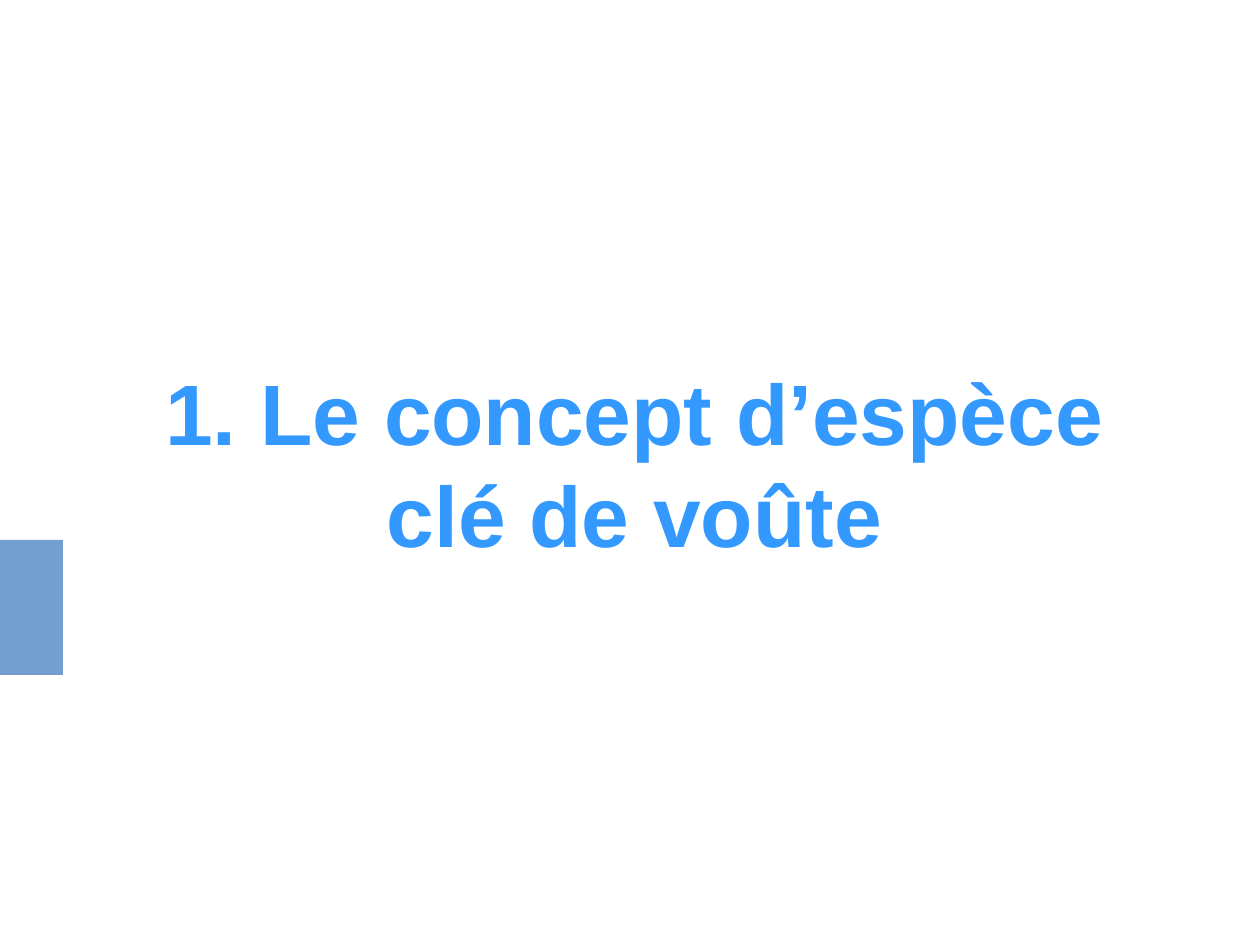
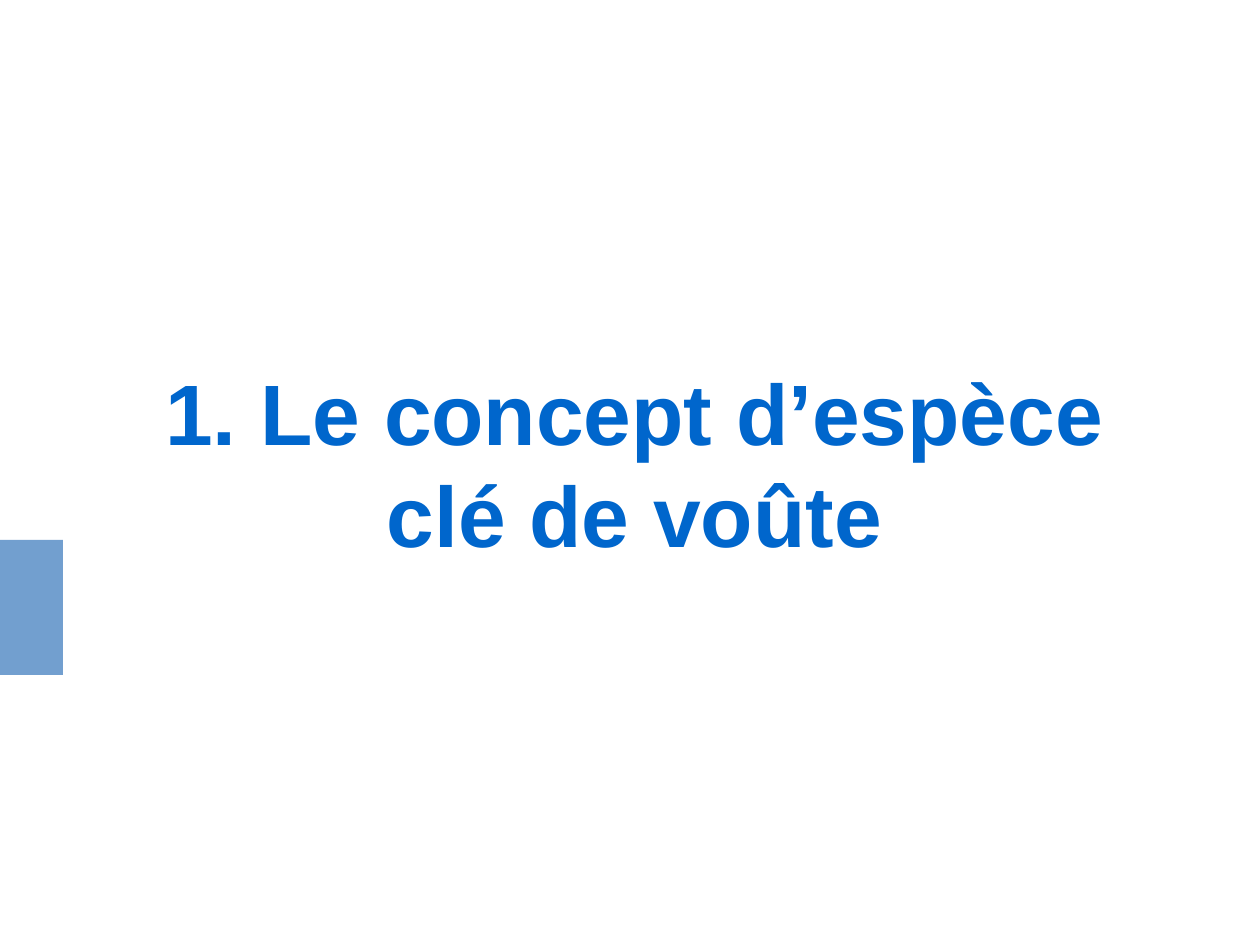
Before and after one commit to evadelmas/keystone_concept, a slide deck: slide 3 of presentation_LEIPS.odp. Drawn at 1260x945 pixels with LibreOffice and Linux fonts; fonts in the diff are those of the drawing. Boxes give left, top, right and bottom in pixels: in the first picture for what was removed or moved away, otherwise in the second. Text is boxed around its words. In the diff, an @@ line names an element or a change of style, - is before the commit and + after.

```diff
--- a/presentation_LEIPS.odp
+++ b/presentation_LEIPS.odp
@@ subtitle "1. Le concept d’espèce clé ..." at bbox=[165, 382, 1103, 548]: text colour #3399FF to #0066CC @@
```
Also in this commit, not shown: 3 other slides changed, 3 slides added, 1 other file.
